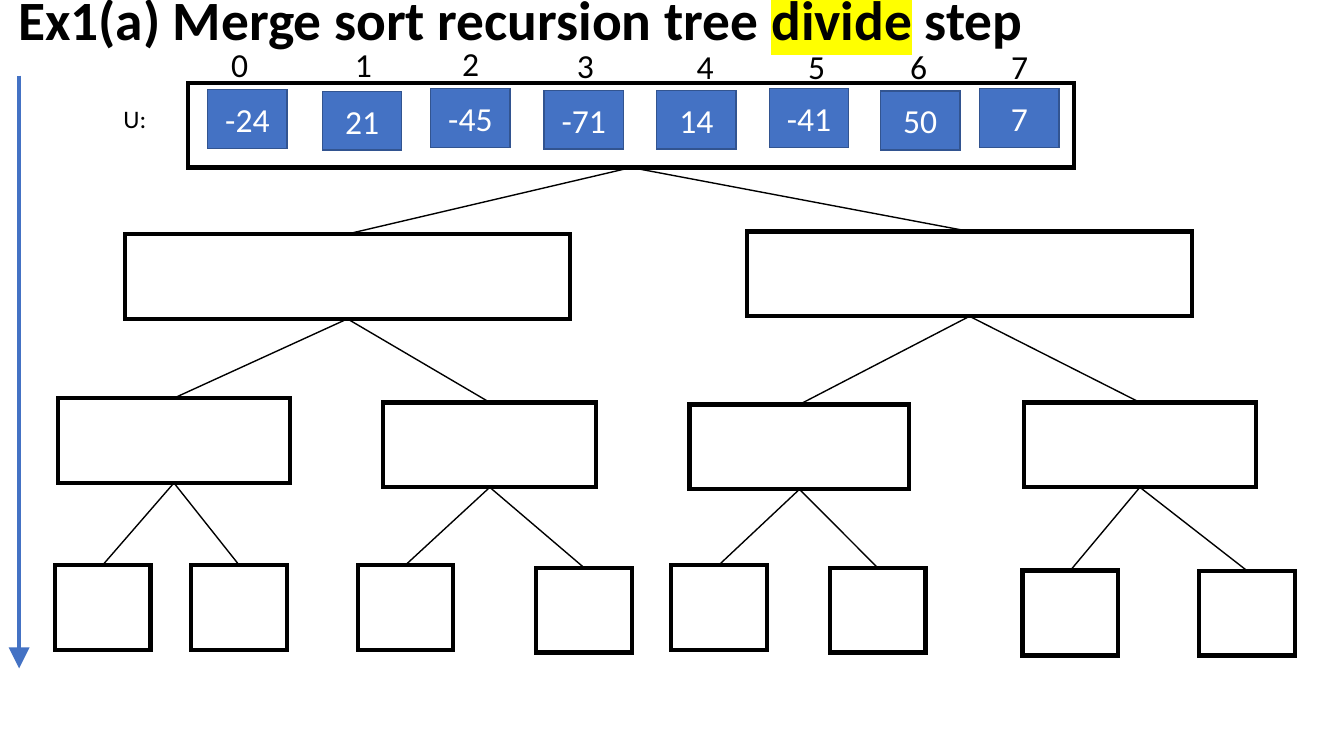
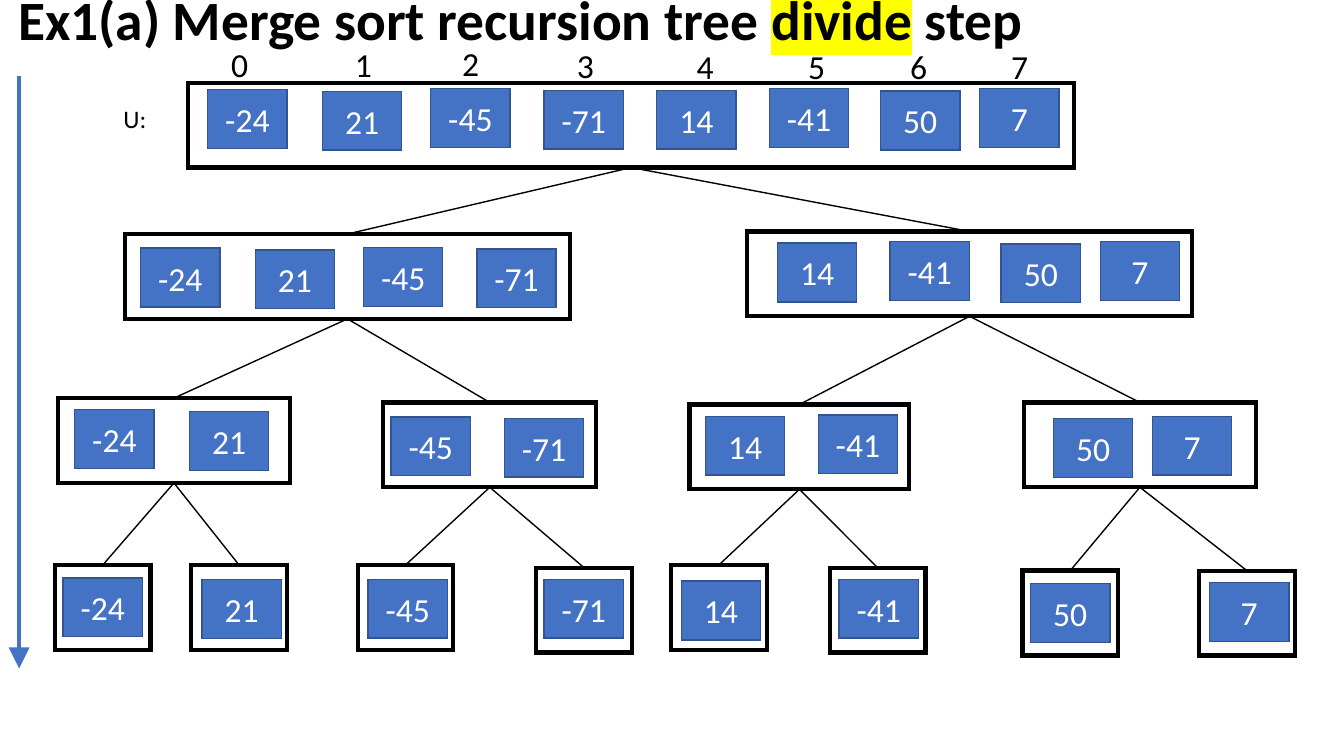
Before and after one commit to ganglix/CMPT_142_code_2025, a slide deck: slide 2 of week_7/ch18_demo1_ex1_ex3.pptx. Drawn at 1344x756 pixels with LibreOffice and Linux fonts; fonts in the diff are those of the drawing. Boxes give left, top, right and bottom in pixels: in the first picture for what was removed or moved away, otherwise in the second. Text is boxed around its words. In the diff, an @@ line names an element or a change of style, - is before the commit and + after.

```diff
--- a/week_7/ch18_demo1_ex1_ex3.pptx
+++ b/week_7/ch18_demo1_ex1_ex3.pptx
@@ rectangle added at (140, 248, 220, 307), fill #4472C4, outline #325491 1 pt, 24 pt, text #FFFFFF @@
+-24
@@ rectangle added at (255, 250, 335, 309), fill #4472C4, outline #325491 1 pt, 24 pt, text #FFFFFF @@
+21
@@ rectangle added at (364, 248, 444, 307), fill #4472C4, outline #325491 1 pt, 24 pt, text #FFFFFF @@
+-45
@@ rectangle added at (477, 249, 557, 308), fill #4472C4, outline #325491 1 pt, 24 pt, text #FFFFFF @@
+-71
@@ rectangle added at (777, 243, 857, 301), fill #4472C4, outline #325491 1 pt, 24 pt, text #FFFFFF @@
+14
@@ rectangle added at (890, 242, 970, 300), fill #4472C4, outline #325491 1 pt, 24 pt, text #FFFFFF @@
+-41
@@ rectangle added at (1001, 244, 1081, 302), fill #4472C4, outline #325491 1 pt, 24 pt, text #FFFFFF @@
+50
@@ rectangle added at (1101, 242, 1181, 300), fill #4472C4, outline #325491 1 pt, 24 pt, text #FFFFFF @@
+7
@@ rectangle added at (75, 410, 154, 469), fill #4472C4, outline #325491 1 pt, 24 pt, text #FFFFFF @@
+-24
@@ rectangle added at (190, 411, 269, 470), fill #4472C4, outline #325491 1 pt, 24 pt, text #FFFFFF @@
+21
@@ rectangle added at (391, 417, 471, 476), fill #4472C4, outline #325491 1 pt, 24 pt, text #FFFFFF @@
+-45
@@ rectangle added at (504, 418, 584, 477), fill #4472C4, outline #325491 1 pt, 24 pt, text #FFFFFF @@
+-71
@@ rectangle added at (706, 416, 785, 475), fill #4472C4, outline #325491 1 pt, 24 pt, text #FFFFFF @@
+14
@@ rectangle added at (819, 415, 898, 474), fill #4472C4, outline #325491 1 pt, 24 pt, text #FFFFFF @@
+-41
@@ rectangle added at (1054, 418, 1133, 477), fill #4472C4, outline #325491 1 pt, 24 pt, text #FFFFFF @@
+50
@@ rectangle added at (1152, 416, 1232, 475), fill #4472C4, outline #325491 1 pt, 24 pt, text #FFFFFF @@
+7
@@ rectangle added at (64, 578, 143, 636), fill #4472C4, outline #325491 1 pt, 24 pt, text #FFFFFF @@
+-24
@@ rectangle added at (202, 580, 281, 638), fill #4472C4, outline #325491 1 pt, 24 pt, text #FFFFFF @@
+21
@@ rectangle added at (368, 580, 448, 638), fill #4472C4, outline #325491 1 pt, 24 pt, text #FFFFFF @@
+-45
@@ rectangle added at (544, 580, 624, 638), fill #4472C4, outline #325491 1 pt, 24 pt, text #FFFFFF @@
+-71
@@ rectangle added at (682, 581, 761, 639), fill #4472C4, outline #325491 1 pt, 24 pt, text #FFFFFF @@
+14
@@ rectangle added at (839, 580, 919, 638), fill #4472C4, outline #325491 1 pt, 24 pt, text #FFFFFF @@
+-41
@@ rectangle added at (1030, 584, 1110, 642), fill #4472C4, outline #325491 1 pt, 24 pt, text #FFFFFF @@
+50
@@ rectangle added at (1210, 583, 1290, 641), fill #4472C4, outline #325491 1 pt, 24 pt, text #FFFFFF @@
+7
```
Also in this commit, not shown: 4 other slides changed, 3 other files.
